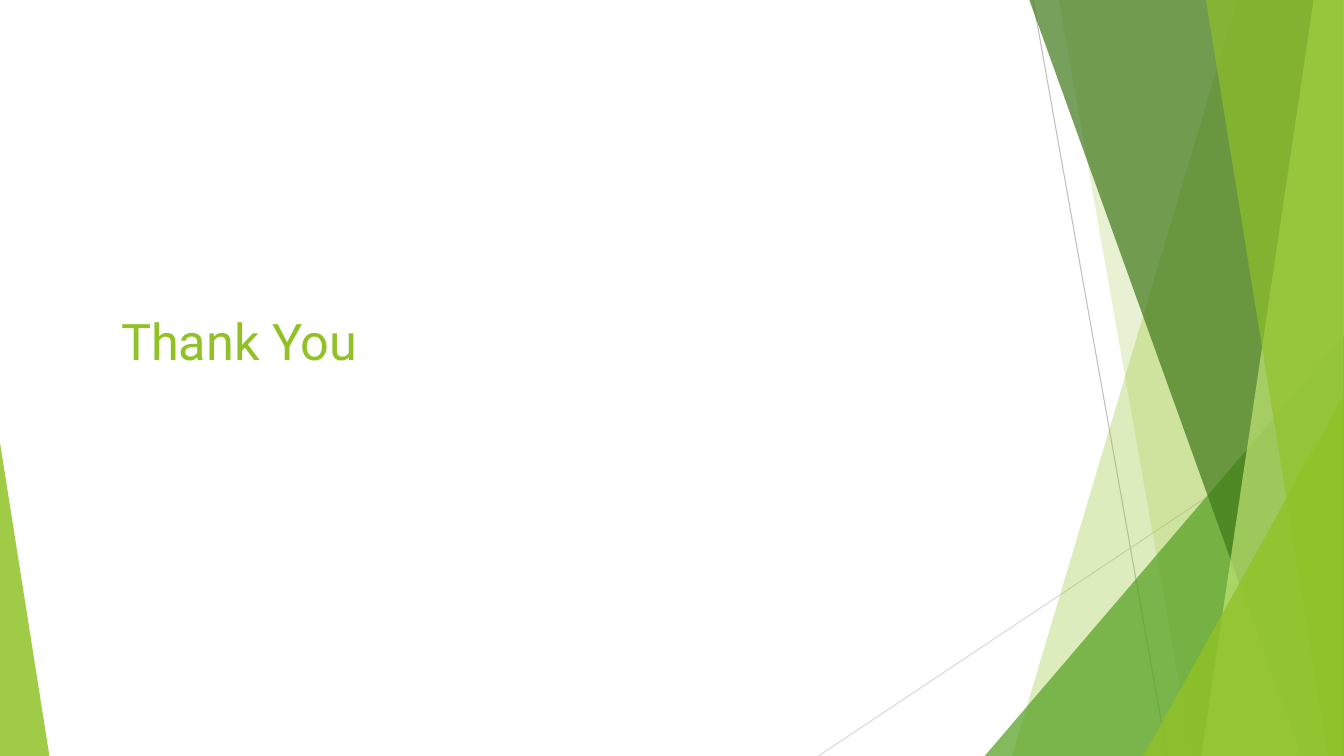
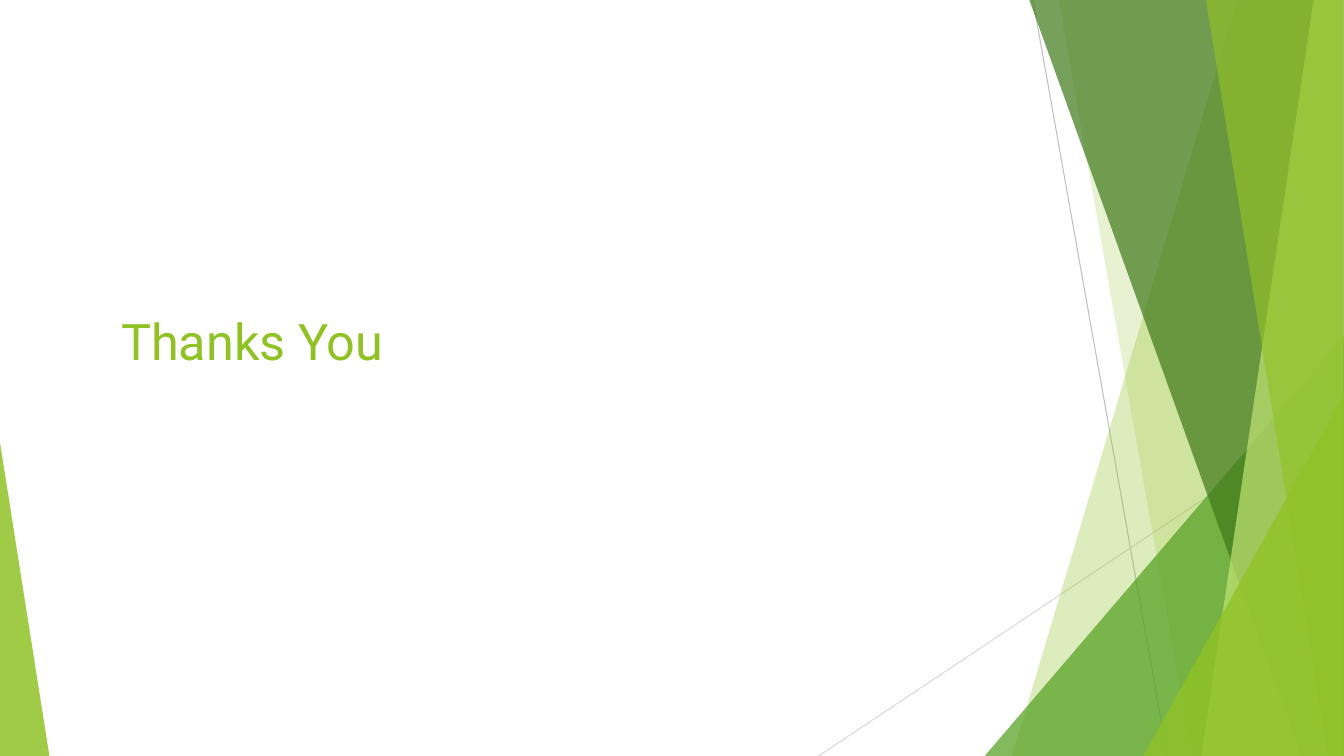
Before and after one commit to andy39866821/EE6470-Implement-of-Many-Core-System-Final_Project, a slide deck: slide 33 of 多核心系統_final.pptx. Drawn at 1344x756 pixels with LibreOffice and Linux fonts; fonts in the diff are those of the drawing. Boxes give left, top, right and bottom in pixels: in the first picture for what was removed or moved away, otherwise in the second. Text is boxed around its words. In the diff, an @@ line names an element or a change of style, - is before the commit and + after.

```diff
--- a/多核心系統_final.pptx
+++ b/多核心系統_final.pptx
@@ title at [121,322,383,361]: text changed @@
-Thank You
+Thanks You
```
Also in this commit, not shown: 4 other slides changed, 5 slides added, 5 slides removed, 24 other files.
